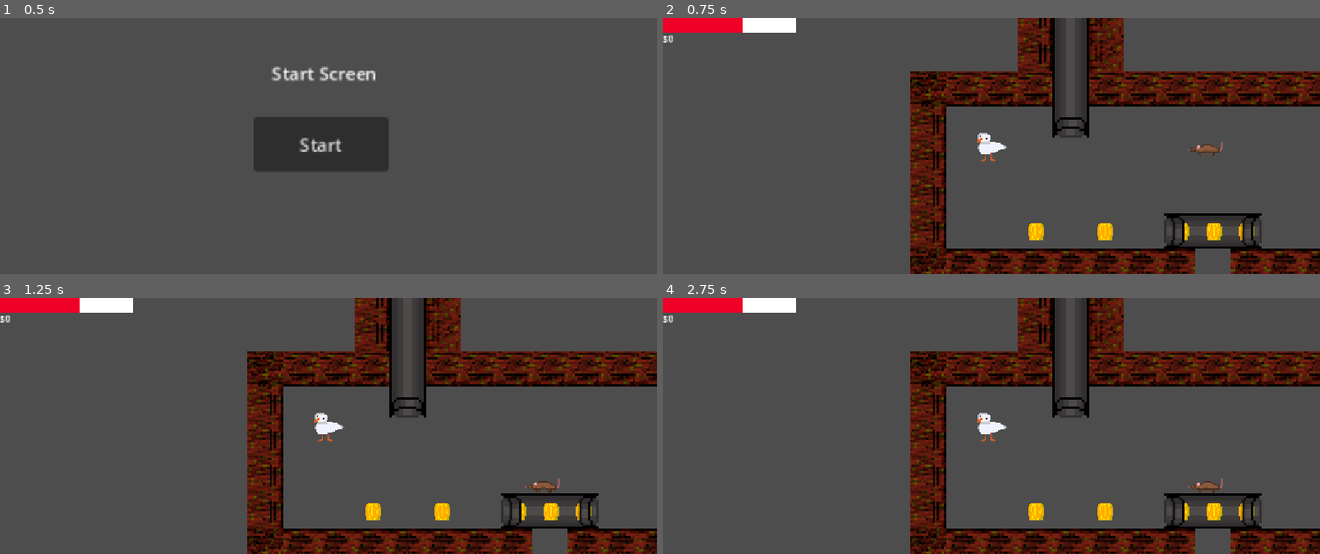
Above: before the commit, frames 1-4 (two rows, left to right).
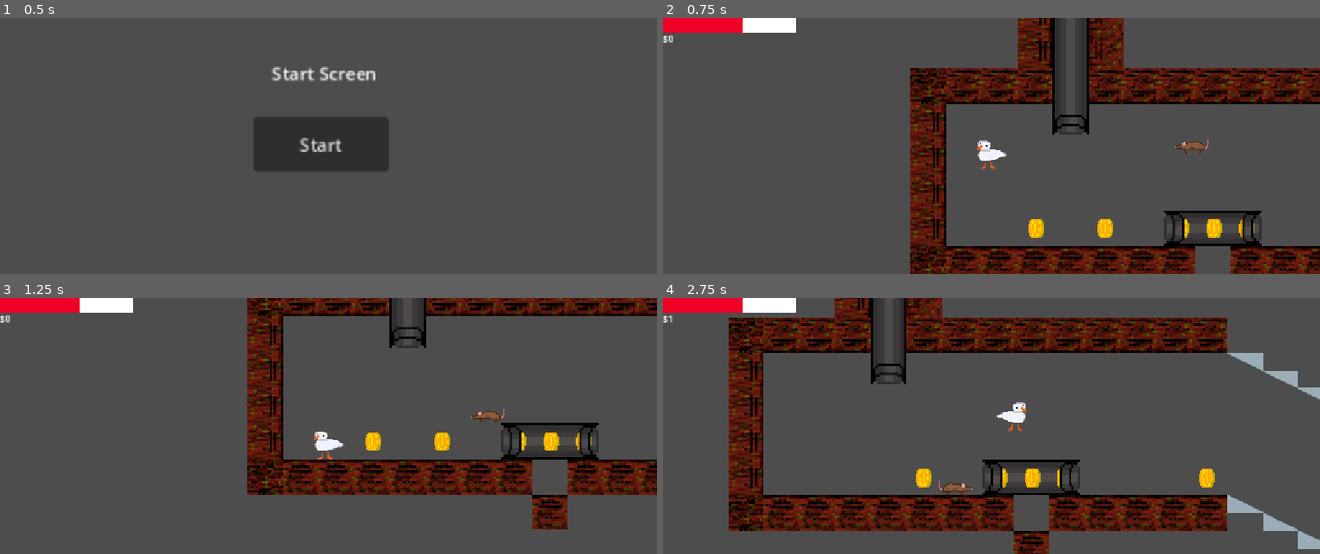
Above: after the commit, the same moments.

Repository: Mango-The-Froot/Duhk
Game: Godot game, scene res://Collab/Scenes/StartScreen.tscn
Two runs of this game, one before a commit and one after it. Both use one fixed random seed, a clock stepped at 60 frames per second and the inputs below.
Inputs:
- Up to frame 1 (0.5 s): no input
- Up to frame 2 (0.75 s): click "Start" at 0.5 s
- Up to frame 3 (1.25 s): no input
- Up to frame 4 (2.75 s): tap E at 1.25, 2 s; hold Right (Right) from 1.28 s (still down); tap Shift (Dash) at 1.35, 2.1 s; tap Space (Jump) at 1.52, 1.82, 2.27, 2.57 s

Frame 1 is identical in both runs. In frame 2, 15% of the frame differs, in the area x 37-100%, y 0-100%; in frame 3, 33%; in frame 4, 43%, in the area x 0-100%, y 0-100%.
Error before the commit: Parse Error: Function "takeDamageCD()" not found in base self. (res://Collab/Scenes/character_body_2d.gd:116)

Commit message:
did the thing

Diff:
--- a/Collab/Scenes/character_body_2d.gd
+++ b/Collab/Scenes/character_body_2d.gd
@@ -21,6 +21,7 @@
 var canGlide = false
 
 var coyoteTime = 0
+var canTakeDamage: bool
 
 @onready var healthBar = $CanvasLayer/HealthBar
 @onready var playerSprite = $PlayerAnims
@@ -106,7 +107,13 @@
 		var hitbox = hitboxAreas.front()
 		if hitbox.get_parent() is RatEnemy:
 			damage = GlobalVar.ratDamage
-		takeDamage(damage)
+		if canTakeDamage:
+			takeDamage(damage)
+
+func takeDamageCD(cooldown):
+	canTakeDamage = false
+	await get_tree().create_timer(cooldown).timeout
+	canTakeDamage = true
 
 func takeDamage(damage):
 	if damage != 0:
